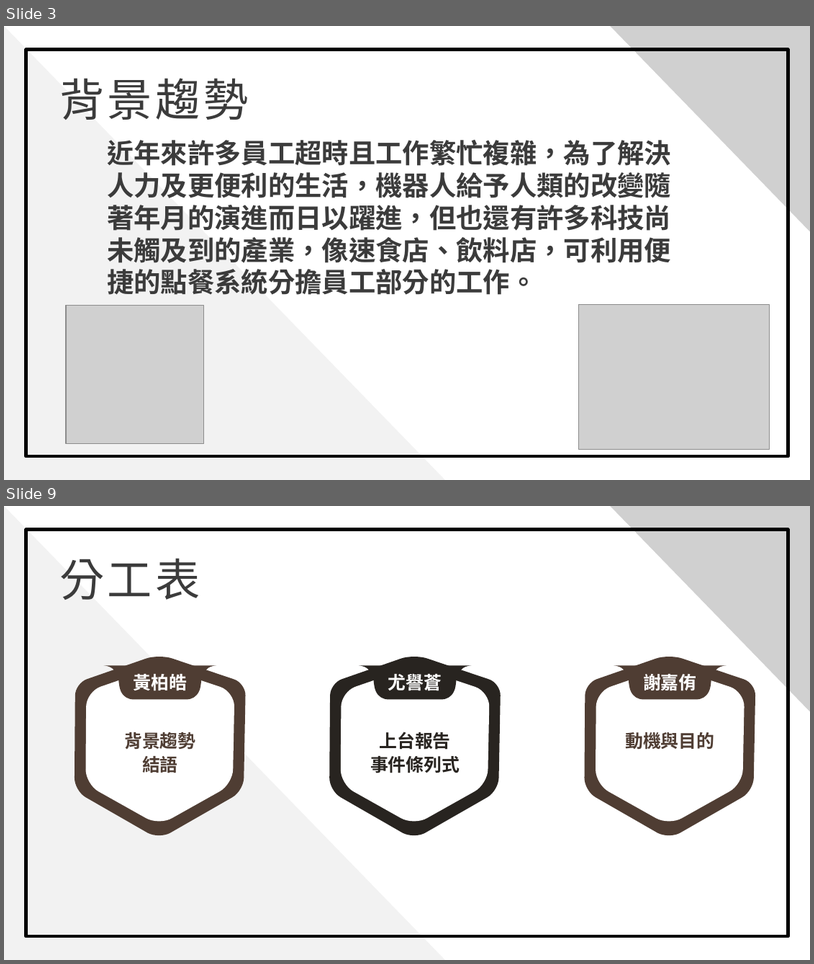
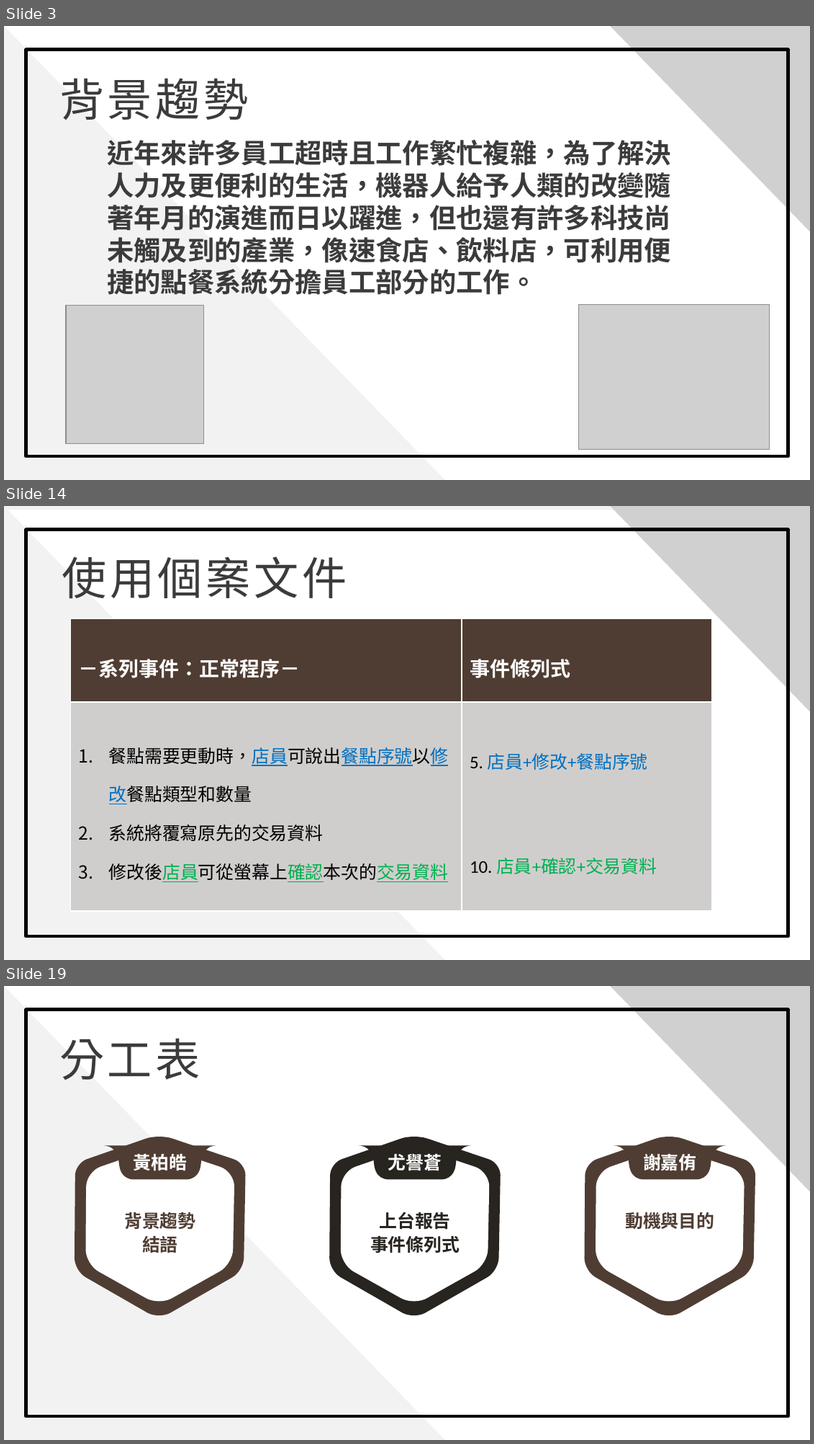
Before and after one commit to 0451030/108_SE_Team8, a slide deck: 軟體工程_期中報告.pptx. Shown one above the other, each under a label of ours: slides 3 and 9 before the commit, slides 3, 14 and 19 after it; the slides between them are not shown. The pictures are 814x964 and 814x1444 pixels, drawn with LibreOffice and Linux fonts; fonts in the diff are those of the drawing; grey boxes stand for pictures; background and template pictures are left out. Boxes give left, top, right and bottom in pixels: in the first picture for what was removed or moved away, otherwise in the second. Text is boxed around its words. In the diff, an @@ line names an element or a change of style, - is before the commit and + after.

```diff
--- a/軟體工程_期中報告.pptx
+++ b/軟體工程_期中報告.pptx
@@ slide 14 added at box(4, 506, 810, 960), background picture (left out) @@
@@ rectangle added at box(4, 506, 810, 959), fill #F2F2F2 @@
@@ rectangle added at box(4, 510, 810, 960), fill #FFFFFF @@
@@ triangle added at box(4, 506, 445, 959), fill #F2F2F2 @@
@@ picture added at box(610, 506, 810, 712) @@
@@ rectangle added at box(26, 529, 789, 936), outline #000000 3 pt @@
@@ text added at box(62, 556, 347, 599), 40 pt, text #3B3B3B @@
+使用個案文件
@@ table added at box(71, 619, 712, 911), 2 rows, 2 columns @@
+－系列事件：正常程序－ | 事件條列式
+餐點需要更動時，店員可說出餐點序號以修改餐點類型和數量 / 系統將覆寫原先的交易資料 / 修改後店員可從螢幕上確認本次的交易資料 | 5. 店員+修改+餐點序號 / 10. 店員+確認+交易資料
@@ what was slide 9 is now slide 19 @@
```
Also in this commit, not shown: 7 slides changed, 10 other slides added, 1 slide removed.
